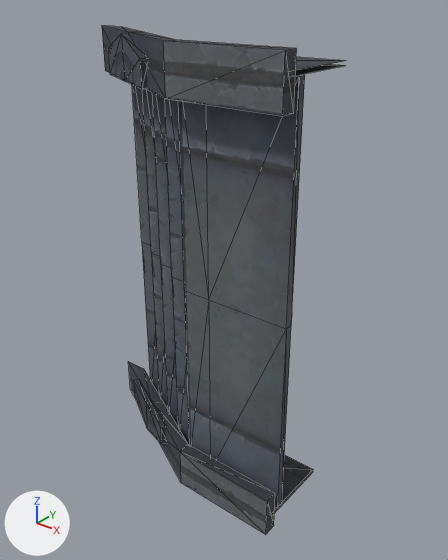
The OBJ model sceneobjs/huodong_fuben_647/huodong_fuben_647_louti05.obj as it was, and as the next commit left it.
Camera for both pictures: a 50 mm camera at (418.0, -494.0, 291.0) aimed at (36.0, -16.0, -5.0). The axes (+X, +Y, +Z) are drawn at lower left. The lights are the same throughout. Mesh edges are drawn as thin lines. Where no turn or scale is listed for an object, it has been applied to the vertices. Vertices at the same position are counted once.

Names of what the first picture shows: 'huodong_fuben_647_louti05'.
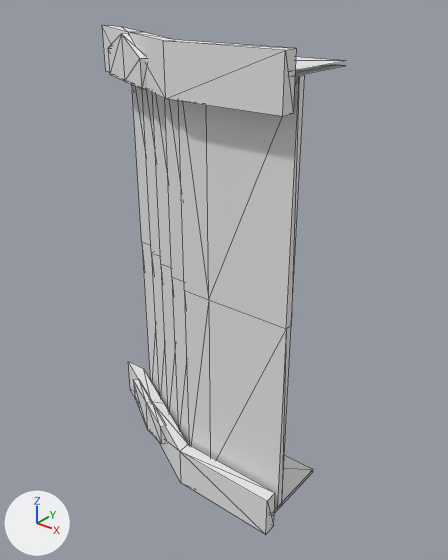
Changed parts and their boxes (x1, y1, x2, y2) in the pictures (448 x 560 px):
part 1 of me_huodong_fuben_647_louti05, recoloured: (108, 34, 344, 514) in both
part 2 of me_huodong_fuben_647_louti05, recoloured: (102, 26, 305, 534) in both

What changed in the scene script:
```text
Add mat_material_2_1:
    mat_material_2_1 = principled_material('material_2')
    mat_material_2_1.base_color = (0.8, 0.8, 0.8)  # white #e7e7e7
    mat_material_2_1.roughness = 1.0
Add mat_material_1_1:
    mat_material_1_1 = principled_material('material_1')
    mat_material_1_1.base_color = (0.8, 0.8, 0.8)  # white #e7e7e7
    mat_material_1_1.roughness = 1.0
Change me_huodong_fuben_647_louti05:
    where me_huodong_fuben_647_louti05.from_pydata(...)  # 115 vertices, 132 faces; spans x -153.0..153.0, y -90.0..7.0, z -245.0..245.0
    used by ob_huodong_fuben_647_louti05; location = (0.0, 0.0, 0.0)
    me_huodong_fuben_647_louti05 part 1: all 44 faces that had it switch from mat_material_2 (picture img_huodong_fuben_647_louti_02_png) to mat_material_2_1 (white #e7e7e7)
    me_huodong_fuben_647_louti05 part 2: all 88 faces that had it switch from mat_material_1 (picture img_huodong_fuben_647_louti_01_png) to mat_material_1_1 (white #e7e7e7)
```
